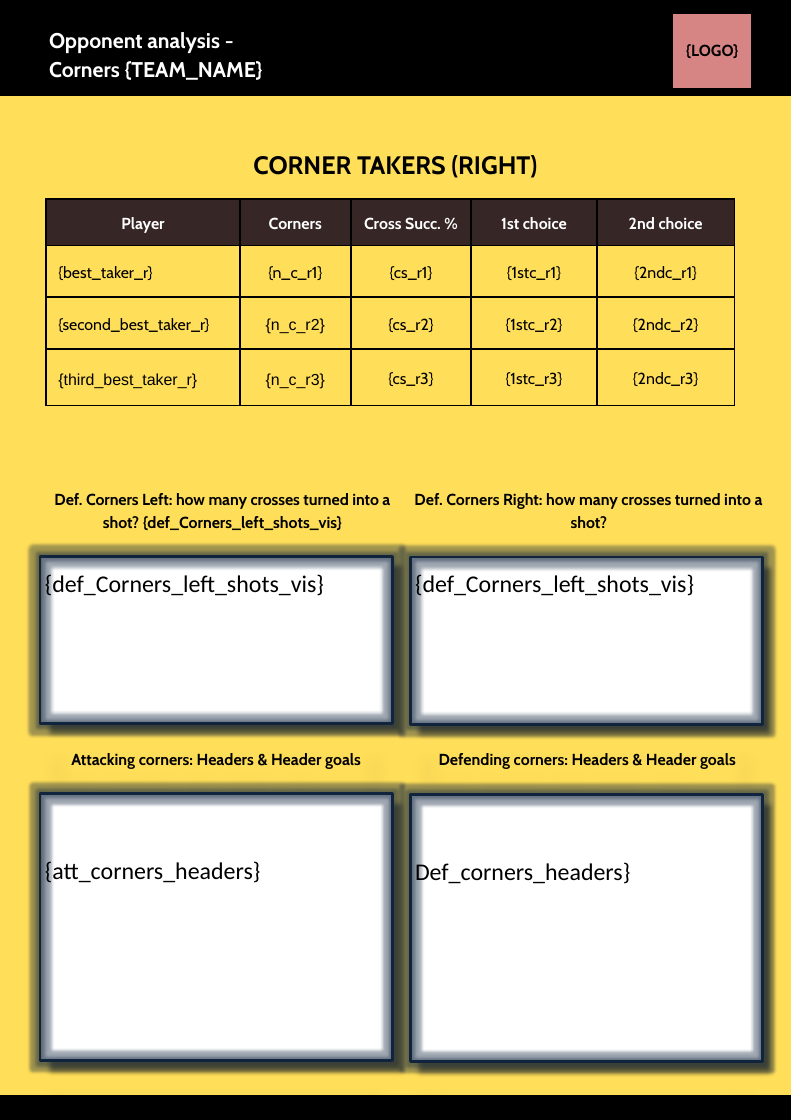
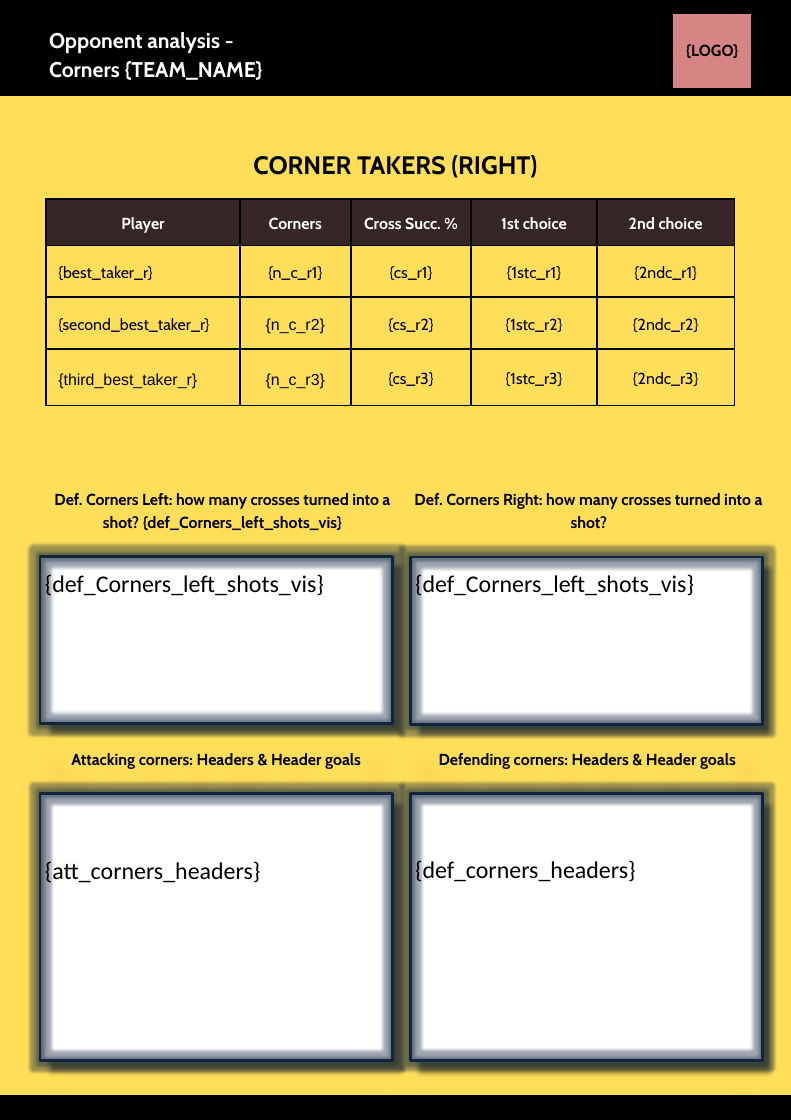
Before and after one commit to RoelandKramer/opp_analysis2, a slide deck: slide 2 of template_opp_analysis.pptx. Drawn at 791x1120 pixels with LibreOffice and Linux fonts; fonts in the diff are those of the drawing. Boxes give left, top, right and bottom in pixels: in the first picture for what was removed or moved away, otherwise in the second. Text is boxed around its words. In the diff, an @@ line names an element or a change of style, - is before the commit and + after.

```diff
--- a/template_opp_analysis.pptx
+++ b/template_opp_analysis.pptx
@@ text in rectangle at (x1=415, y1=858, x2=636, y2=885): text changed @@
-Def_corners_headers}
+{def_corners_headers}
```
Also in this commit, not shown: 1 other slide changed.
